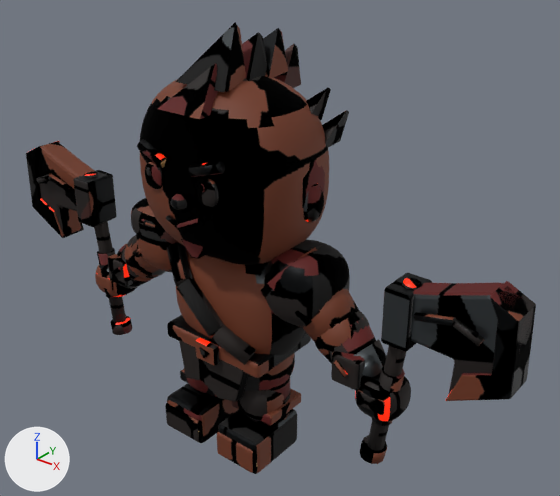
The glTF model assets/characters/kael/Kael.glb, before and after one commit.
Camera for both pictures: a camera (50 mm lens) standing at (1.84, -2.02, 2.2) and looking at (0.13, 0.11, 0.87). Lighting does not change. The marker at lower left points along +X, +Y and +Z. The older version comes first. Vertices at exactly the same position are counted once.

Objects in the first picture: 'Axe.L', 'Axe.R', 'Hair', 'Kael_Body'.
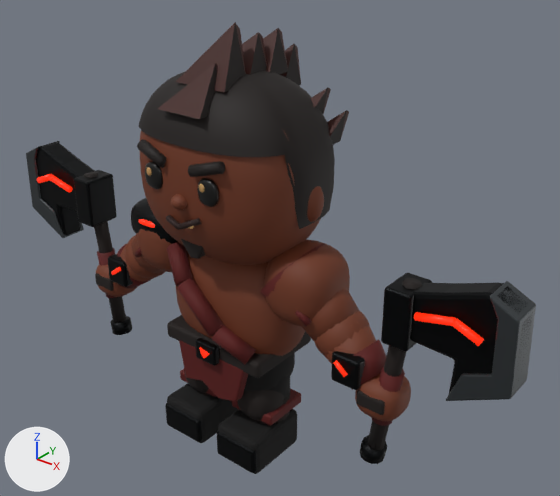
Pixel boxes (x1, y1, x2, y2) of what changed, in the pictures (560 x 496 px; the box of a moved part takes in the faces that stretch with it):
'Hair', reshaped, surface changed (10% wider, 11% taller): before (158, 22, 349, 208); after (139, 22, 349, 229)
part 1 of me_cone_029, surface changed: (360, 275, 536, 464) in both
part 2 of me_cone_024, surface changed: (26, 141, 132, 335) in both
part 3 of me_hair_cap, moved or reshaped (mostly hidden before): before (243, 76, 325, 208); after (139, 71, 335, 229)
part 4 of me_hair_cap, surface changed: before (158, 22, 349, 208); after (139, 22, 349, 229)
part 5 of me_torso, surface changed (black to brown): before (95, 76, 411, 474); after (95, 130, 411, 474)

What the commit changed:
me_cone_029 has 394 vertices, 756 faces and spans x 0.646..1.19, y -0.137..0.025, z 0.245..1.088.
me_cone_029 is used by ob_axe_l; location (0.0, 0.0, 0.0).
me_cone_029 part 1: texture (UV) coordinates of 750 of 756 faces, centred in x 0.65..1.189, y -0.136..0.025, z 0.246..1.088, changed; they spanned u 0.01..0.99, v 0.01..0.99 and now span u 0.03..0.98, v 0.01..0.99.
me_cone_024 has 394 vertices, 756 faces and spans x -1.19..-0.646, y -0.137..0.025, z 0.245..1.088.
me_cone_024 is used by ob_axe_r; location (0.0, 0.0, 0.0).
me_cone_024 part 2: texture (UV) coordinates of 756 of 756 faces, centred in x -1.189..-0.65, y -0.136..0.025, z 0.246..1.088, changed; they spanned u 0.03..0.99, v 0.01..0.99 and now span u 0.01..0.98, v 0.01..0.99.
me_hair_cap is used by ob_hair; location (0.0, 0.0, 0.0).
me_hair_cap had 406 vertices, 712 faces and spanned x -0.372..0.372, y -0.274..0.34, z 1.111..1.74.
me_hair_cap now has 406 vertices, 712 faces and spans x -0.379..0.379, y -0.279..0.34, z 1.083..1.74.
me_hair_cap part 3: 352 of 406 vertices moved; they spanned x -0.372..0.372, y -0.274..0.291, z 1.111..1.57 and now span x -0.379..0.379, y -0.279..0.293, z 1.083..1.575; mean shift (0.0, -0.001, 0.012); largest move (-0.134, -0.253, 1.334) -> (-0.164, -0.262, 1.362).
me_hair_cap part 4: texture (UV) coordinates of 712 of 712 faces, centred in x -0.369..0.369, y -0.268..0.313, z 1.132..1.663, changed; they spanned u 0.12..0.96, v 0.01..0.96 and now span u 0.01..0.91, v 0.01..0.91.
me_torso has 8633 vertices, 17026 faces and spans x -0.8..0.8, y -0.32..0.27, z 0.0..1.56.
me_torso is used by ob_kael_body; location (0.0, 0.0, 0.0).
me_torso part 5: texture (UV) coordinates of 17026 of 17026 faces, centred in x -0.8..0.8, y -0.32..0.27, z 0.0..1.56, changed; they spanned u 0.01..0.99, v 0.01..0.99 and now span u 0.01..0.98, v 0.01..0.99.
